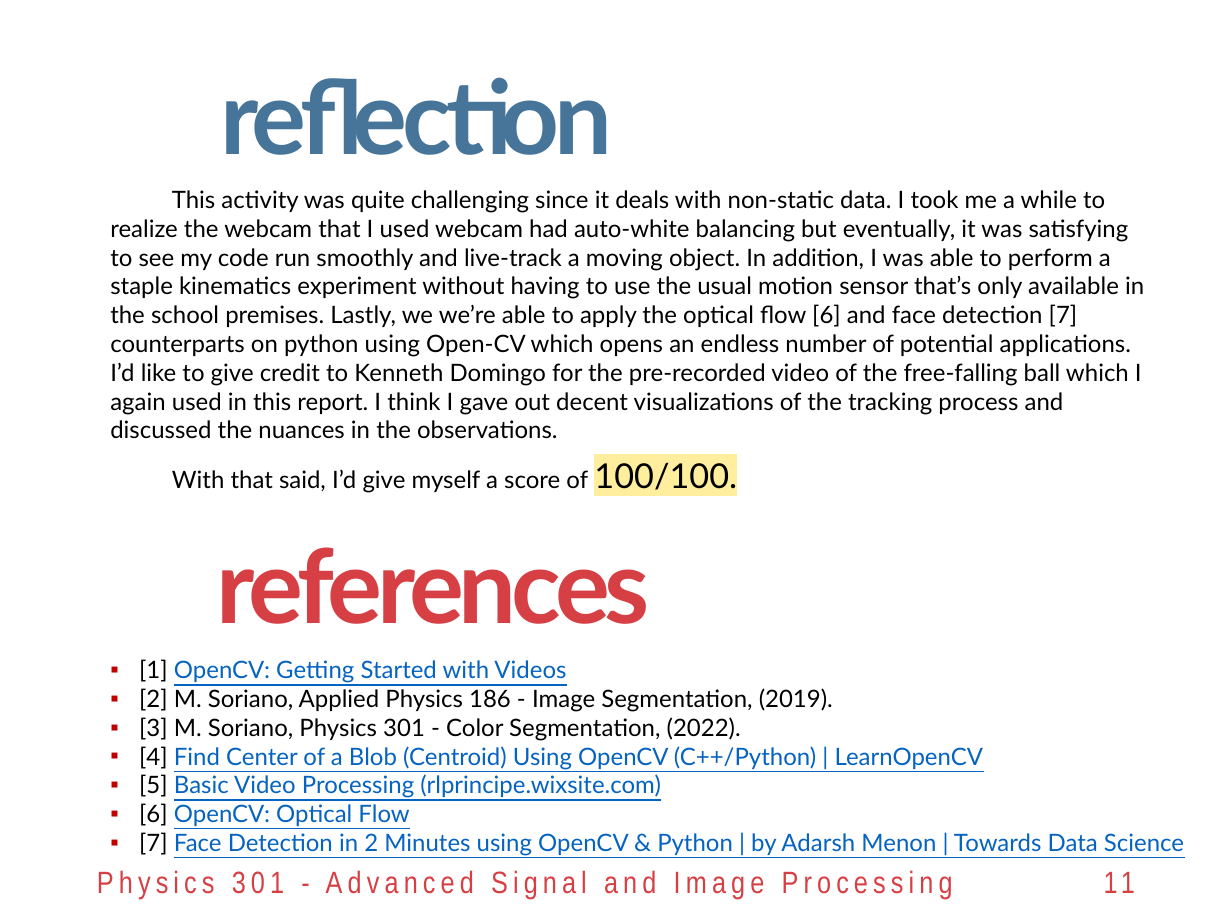
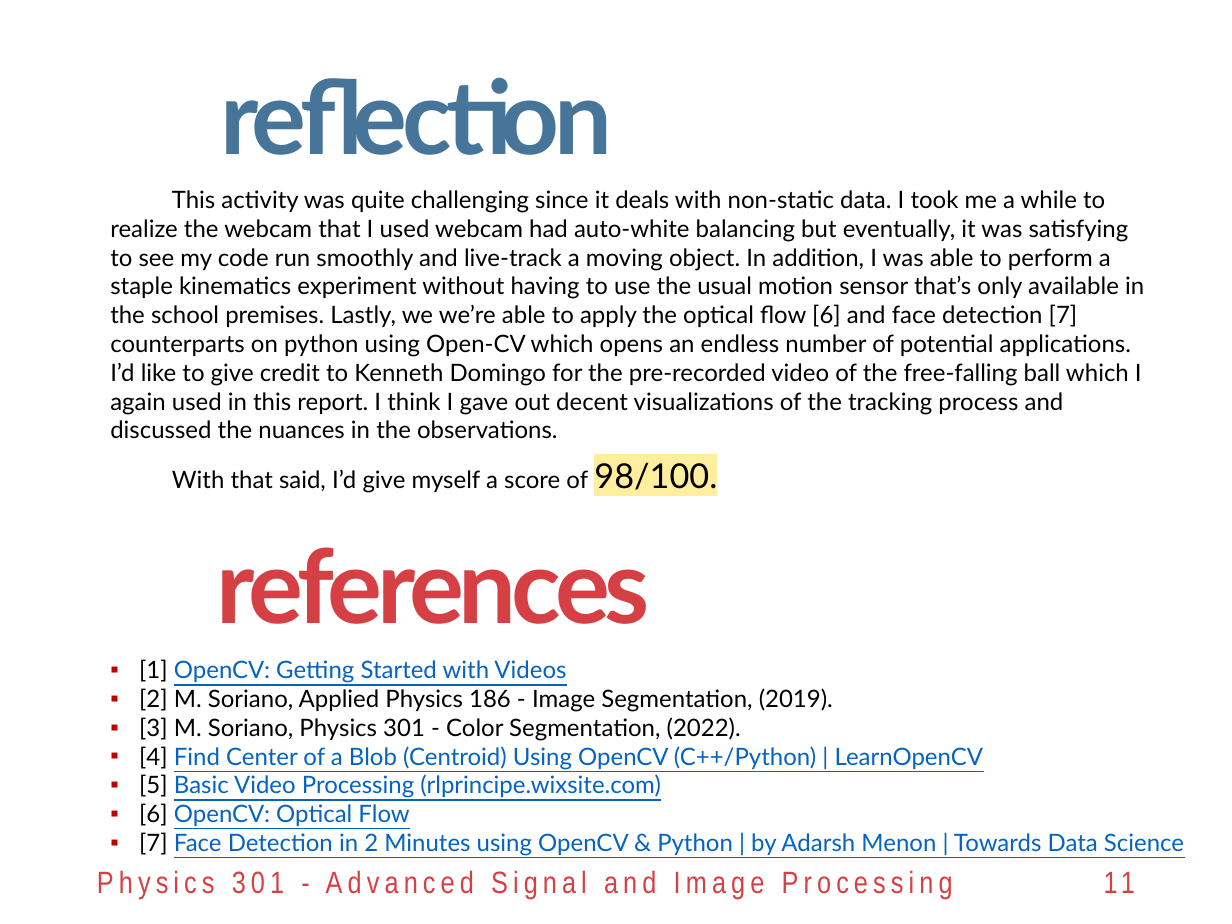
Before and after one commit to reneprincipejr/Physics-301, a slide deck: slide 11 of 05 Video Processing/Activity 5 - Video Processing.pptx. Drawn at 1232x924 pixels with LibreOffice and Linux fonts; fonts in the diff are those of the drawing; background and template pictures are left out. Boxes give left, top, right and bottom in pixels: in the first picture for what was removed or moved away, otherwise in the second. Text is boxed around its words. In the diff, an @@ line names an element or a change of style, - is before the commit and + after.

```diff
--- a/05 Video Processing/Activity 5 - Video Processing.pptx
+++ b/05 Video Processing/Activity 5 - Video Processing.pptx
@@ text at (172,462,717,493): text changed @@
-With that said, I’d give myself a score of 100/100.
+With that said, I’d give myself a score of 98/100.
```
Also in this commit, not shown: 2 other slides changed, 22 other files.
